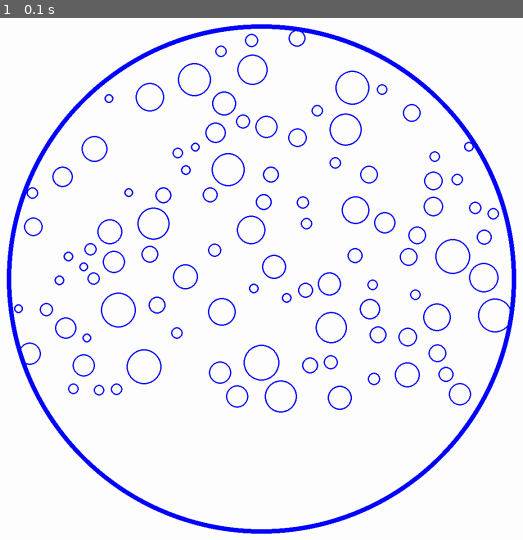
Above: before the commit, frame 1.
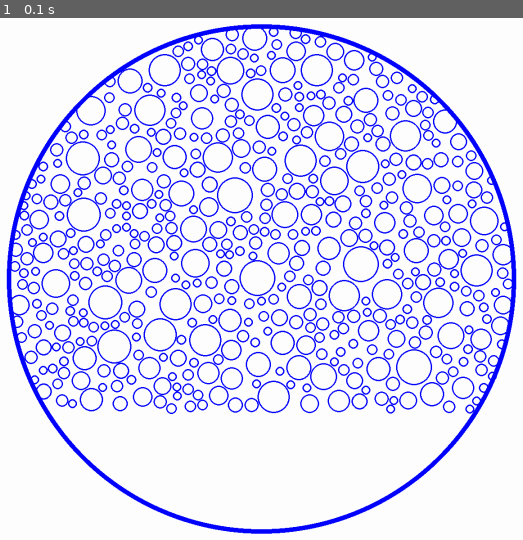
Above: after the commit, the same moment.

Repository: Archanciel/Learning_Pygame
Game: pygame game, started from bouncing_ball_imperfect_collide/pygame_for_physics.py
Same seed, same stepped clock (60 frames per second), same inputs: the game is played once before the commit and once after it.
Inputs:
- Up to frame 1 (0.1 s): no input

The runs differ from the first frame. In frame 1, 18% of the frame differs, in the area x 2-98%, y 1-76%.

Commit message:
various refactoring

Diff:
--- a/bouncing_ball_imperfect_collide/pygame_for_physics.py
+++ b/bouncing_ball_imperfect_collide/pygame_for_physics.py
@@ -3,16 +3,32 @@
 import random
 from particle import Particle
 
-DIST_MIN = 10
+PN = 500
+DIST_MIN = 0
+
+def randomParticleParm():
+	radius = random.randint(10,40)
+	pos_x = random.randint(radius, w - radius)
+	pos_y = random.randint(radius, h - radius)
+
+	return (radius, pos_x, pos_y)
+
+
+def outsideCircle(circleX, circleY, radius, x, y):
+	if y < circleY:
+		return math.hypot(circleX - x, circleY - y) > circleR - radius - DIST_MIN
+	else:
+		return math.hypot(circleX - x, y - circleY) > circleR - radius - DIST_MIN
 
 def overlap(my_particles, radius, x, y):
+	# Returns True if a new particle with values radius, x, y would
+	# overlap an existing particle referenced in the list my_particles
 	for particle in my_particles:
 		if math.hypot(particle.x - x, particle.y - y) < particle.radius + radius + DIST_MIN:
 			return True
 
 	return False
 
-PN = 100
 background_colour = (255,255,255)
 (width, height) = (1300, 2000)
 screen = pygame.display.set_mode((width, height), pygame.FULLSCREEN)
@@ -26,22 +42,17 @@
 
 my_particles = []
 
-radius = random.randint(10,40)
-pos_x = random.randint(radius, w - radius)
-pos_y = random.randint(radius, h - radius)
+# initialising the new particle size and position values
+radius, pos_x, pos_y = randomParticleParm()
 
 for i in range(PN):
-	while math.hypot(circleX - pos_x, circleY - pos_y) > circleR - radius \
-			or overlap(my_particles, radius, pos_x, pos_y):
-		radius = random.randint(10,40)
-		pos_x = random.randint(radius, w - radius)
-		pos_y = random.randint(radius, h - radius)
+	while outsideCircle(circleX, circleY, radius, pos_x, pos_y) \
+		or overlap(my_particles, radius, pos_x, pos_y):
+		radius, pos_x, pos_y = randomParticleParm()
+
 	p = Particle(screen, pos_x, pos_y, radius)
 	my_particles.append(p)
-	radius = random.randint(10,40)
-	pos_x = random.randint(radius, w - radius)
-	pos_y = random.randint(radius, h - radius)
-
+	radius, pos_x, pos_y = randomParticleParm()
 
 for p in my_particles:
 	p.display()
